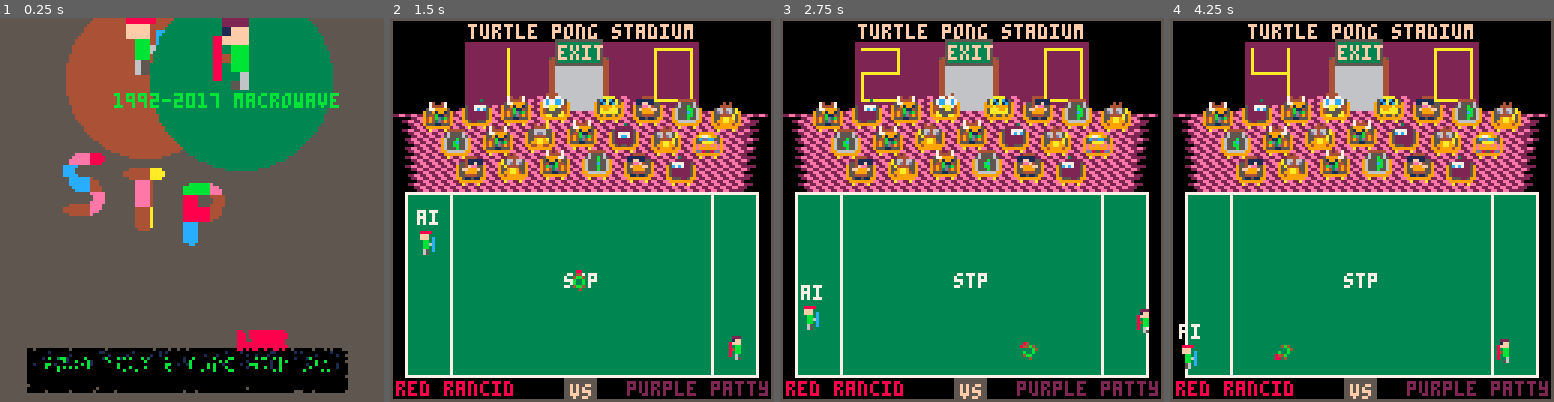
Above: before the commit, frames 1-4 (left to right).
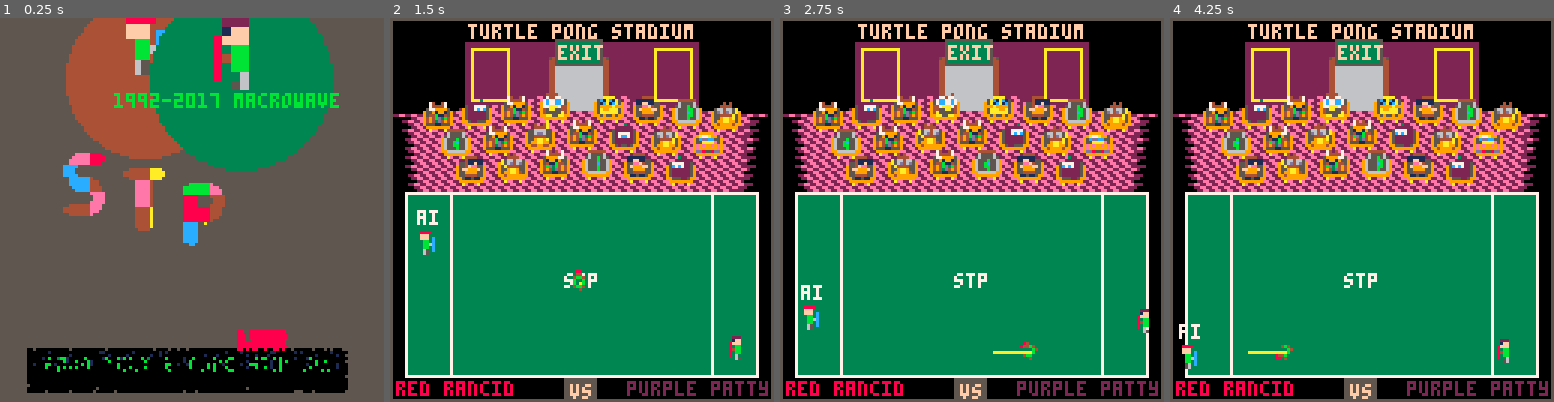
Above: after the commit, the same moments.

Repository: topromulan/STP4
Game: PICO-8 cartridge stp4.p8
The game is run twice, just before and just after one commit, with the same random seed, the same clock (stepped at 60 frames per second) and the same inputs.
Inputs:
- Up to frame 1 (0.25 s): no input
- Up to frame 2 (1.5 s): tap X (X key) at 0.33, 1.07 s; tap O (Z key) at 0.7 s
- Up to frame 3 (2.75 s): hold Right 1.6-2.1 s; tap O (Z key) at 1.7, 2.1, 2.5 s; tap X (X key) at 1.85 s; hold Up 2.15-2.42 s; hold Right from 2.47 s (still down)
- Up to frame 4 (4.25 s): tap O (Z key) every 0.4 s from 2.9 to 4.1 s; tap X (X key) at 2.97, 4.08 s; release Right at 3.03 s; hold Left 3.08-3.58 s; hold Down 3.63-3.97 s; hold Right from 4.02 s (still down)

The runs differ from the first frame. In frame 1, less than 0.1% of the frame differs, in the area x 53-54%, y 53-54%; in frame 2, 0.2%; in frame 3, 0.2%; in frame 4, 0.3%, in the area x 20-31%, y 7-88%.

Commit message:
debug code to disable later. shows oddball vector

Diff:
--- a/stp4.p8
+++ b/stp4.p8
@@ -12,6 +12,17 @@
 
 function _draw()
  screen.draw()
+
+ local x1,y1,x2,y2,clr
+ x1=65 y1=56
+ x1=oddball.x+4
+ y1=oddball.y+4
+ clr=10
+
+ x2=x1+oddball.dx*10
+ y2=y1+oddball.dy*10
+
+ line(x1,y1,x2,y2,clr)
 
 end
 
@@ -597,7 +608,7 @@
   end
 
   if(newbtn("o",p) or players[p].winding_up) player_service(p)
-  if(newbtnp("x",p)) players[1+p%2].score+=1
+--  if(newbtnp("x",p)) players[1+p%2].score+=1
   if(newbtn("x",p)) then
    oddball.x-=oddball.dx
    oddball.y-=oddball.dy
